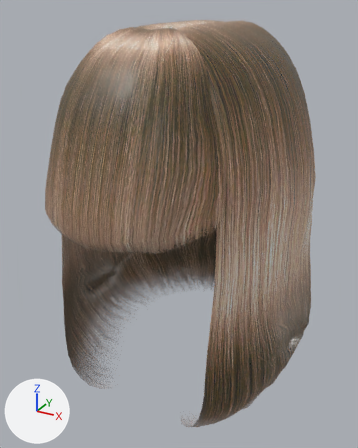
The glTF model assets/modular/hair/toigo_curled_under_bob_with_bangs_female.glb, before and after one commit.
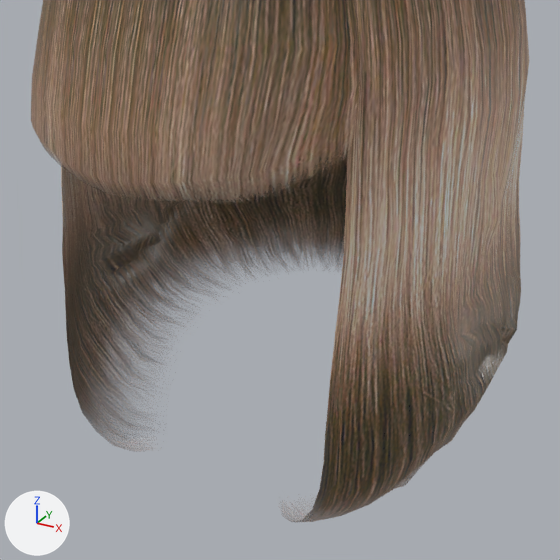
Old and new are each drawn whole from a 50 mm lens placed at (0.151, -0.328, 1.697), pointed at (-0.004, -0.045, 1.556) and again close up on the part from 8% to 93% of the width and 32% to 100% of the height. Lighting does not change. The marker at lower left points along +X, +Y and +Z. The first two pictures are the older version.

In view in the first close-up: 'Human.toigo_curled_under_bob_with_bangs'.
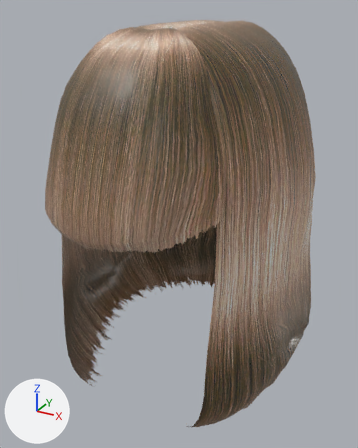
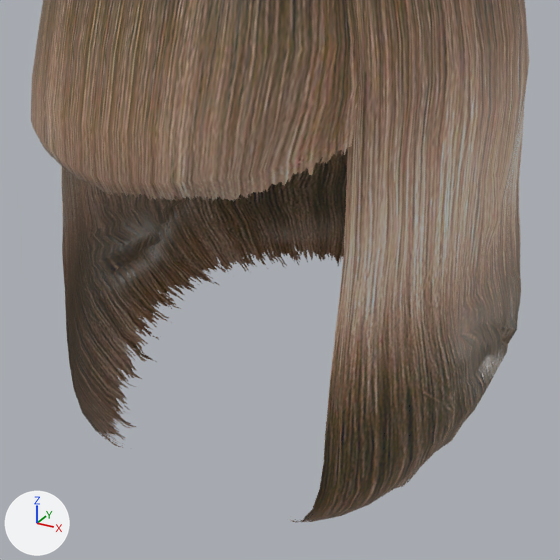
Boxes [x1, y1, x2, y2] around the edits, measured in the close-ups (560 x 560 px):
'Human.toigo_curled_under_bob_with_bangs', surface changed: [44, 139, 421, 522] in both

The change, as a diff of the scene's bpy script:
```diff
--- a/assets/modular/hair/toigo_curled_under_bob_with_bangs_female.glb.py
+++ b/assets/modular/hair/toigo_curled_under_bob_with_bangs_female.glb.py
@@ mat_human_toigo_curled_under_bob_with_bangs @@
 mat_human_toigo_curled_under_bob_with_bangs = bpy.data.materials.new('Human.toigo_curled_under_bob_with_bangs')
-# nodes: BsdfPrincipled, Math, NormalMap, OutputMaterial, SeparateColor, TexImage x3
+# nodes: BsdfPrincipled, Math x3, NormalMap, OutputMaterial, SeparateColor, TexImage x3
 # uses the picture img_bakedhair_spec
```
